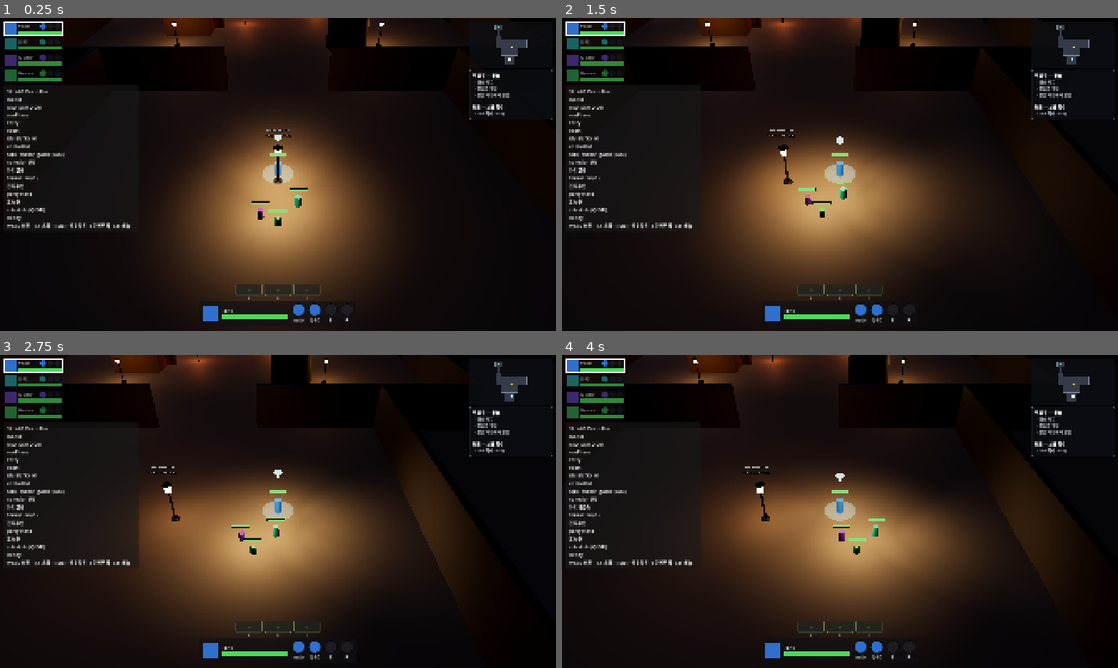
Above: before the commit, frames 1-4 (two rows, left to right).
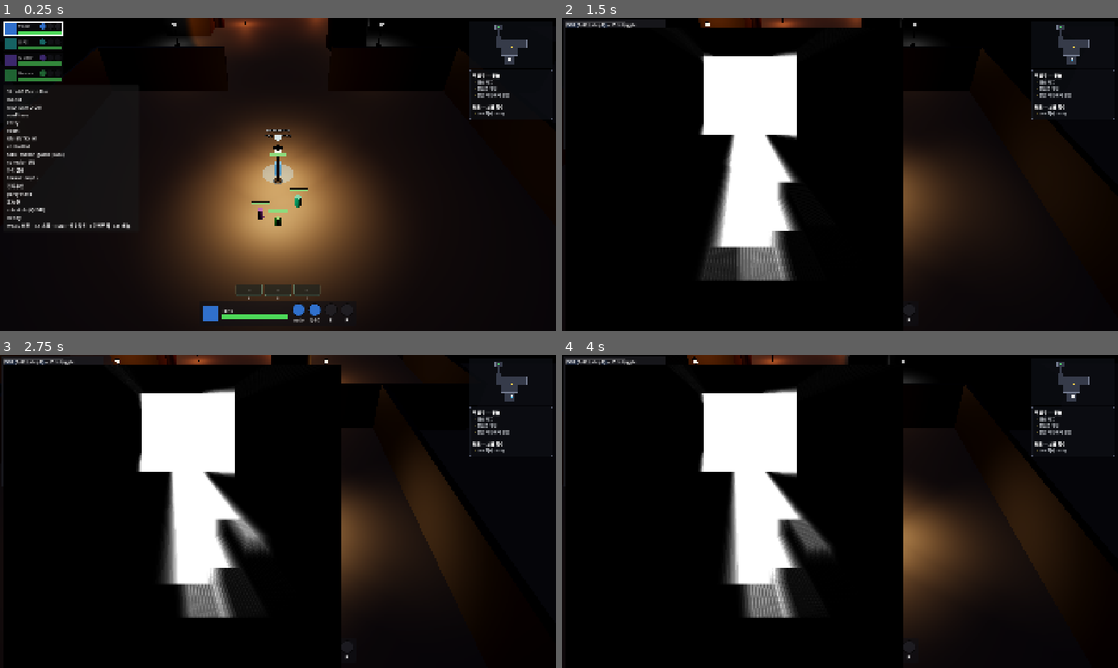
Above: after the commit, the same moments.

Repository: haepari1019/project_tdc_game
Game: Godot game, scene res://scenes/run/dungeon_run.tscn
Same seed, same stepped clock (60 frames per second), same inputs: the game is played once before the commit and once after it. This scene is started directly instead of the project's main scene.
Inputs (mouse positions are in pixels of both pictures, inside the frame that each line leads up to):
- Up to frame 1 (0.25 s): no input
- Up to frame 2 (1.5 s): tap Enter at 0.5 s; move the mouse to (962, 158) at 0.52 s; hold D (move_right) 0.53-1.25 s; hold F (interact) 0.53-1.25 s; click (962, 158) at 0.67 s; tap V at 0.8 s; drag from (728, 190) to (812, 237) at 1.27 s
- Up to frame 3 (2.75 s): tap Space at 2 s; move the mouse to (333, 442) at 2.02 s; hold D (move_right) from 2.03 s (still down); hold F (interact) from 2.03 s (still down); tap B at 2.1 s; click (333, 442) at 2.17 s
- Up to frame 4 (4 s): release D (move_right) at 2.75 s; release F (interact) at 2.75 s; drag from (812, 574) to (673, 464) at 2.77 s; tap Enter at 3.5 s; move the mouse to (1006, 558) at 3.52 s; hold A (move_left) from 3.53 s (still down); hold U (toggle_cohesion) from 3.53 s (still down); click (1006, 558) at 3.67 s; tap B at 3.8 s

The runs differ from the first frame. In frame 1, 2.1% of the frame differs, in the area x 19-80%, y 0-10%; in frame 2, 33%; in frame 3, 38%, in the area x 0-62%, y 0-98%; in frame 4, 35%.

Commit message:
feat: F-011 LOS 시야 fog — 차폐 영역 흑백 저채도 (+ 렌더러 Forward+ 전환)
2D 파티 LOS 텍스처를 3D 셰이더에서 월드 XZ로 샘플 → 파티가 못 보는 영역을 흑백 저채도로
처리(조명 무관, depth 복원 없음). SubViewport에 파티원당 PointLight2D + 벽/장애물
LightOccluder2D. occluder footprint는 map layer-1 콜라이더와 단일 소스라 enemy_visibility와
드리프트 없음. wall_xray가 투명화하는 벽은 fog 제외(next_pass off).

- 신규: vision_fog.gd / vision_fog.gdshader
- map_demo_layout: get_occluder_footprints() (벽+장애물, 바닥 제외)
- dungeon_run: 와이어링 + V(2D fog 디버그)/B(fog A/B) 토글
- 렌더러 gl_compatibility→forward_plus: GL에선 2D그림자/뷰포트/screen텍스처가 CPU바운드라
  4070Ti도 랙 → Vulkan으로 해소, 퀄리티 우선(12px/m·union 4라이트·매프레임·PCF13).
  에디터 재시작 필요.

Co-Authored-By: Claude Opus 4.8 <noreply@anthropic.com>

Diff:
--- /dev/null
+++ b/assets/shaders/vision_fog.gdshader
@@ -0,0 +1,57 @@
+shader_type spatial;
+// F-011 vision fog — attached as a next_pass on world geometry (floors/walls/obstacles).
+// Occluded fragments are DESATURATED toward grayscale (low-saturation, lightly dimmed) rather
+// than painted dark — it reads the already-lit colour from the screen texture and greys it.
+// The visibility mask (fog_tex) is the 2D party-LOS texture, sampled by WORLD XZ from
+// MODEL_MATRIX (NO depth reconstruction). The mask is BLURRED in-shader (3x3) so the line-of-
+// sight edge is smooth regardless of the fog texture's resolution — kills the stairstepping.
+// Fully-visible fragments discard. ref: F-011.
+render_mode unshaded, cull_back, depth_draw_never, blend_mix;
+
+uniform sampler2D screen_tex : hint_screen_texture, filter_linear;
+uniform sampler2D fog_tex : filter_linear;
+uniform vec2 bounds_min;                 // world (x,z) of the fog field's min corner
+uniform vec2 bounds_size;                // world (x,z) span
+uniform float vis_lo = 0.25;             // below = fully occluded
+uniform float vis_hi = 0.70;             // above = fully visible (wide band = soft edge)
+uniform float edge_blur : hint_range(0.0, 4.0) = 1.5;   // mask blur radius in texels (anti-stairstep)
+uniform float desaturate : hint_range(0.0, 1.0) = 1.0;  // 1 = full grayscale in occluded areas
+uniform float dim : hint_range(0.0, 1.0) = 0.65;        // occluded brightness (1 = no darkening)
+
+varying vec3 v_world;
+
+void vertex() {
+	v_world = (MODEL_MATRIX * vec4(VERTEX, 1.0)).xyz;
+}
+
+// 3x3 gaussian-ish blur of the visibility mask → smooth edge independent of fog resolution.
+float sample_vis(vec2 uv) {
+	vec2 ts = edge_blur / vec2(textureSize(fog_tex, 0));
+	float s = texture(fog_tex, uv).r * 4.0;
+	s += texture(fog_tex, uv + vec2( ts.x, 0.0)).r * 2.0;
+	s += texture(fog_tex, uv + vec2(-ts.x, 0.0)).r * 2.0;
+	s += texture(fog_tex, uv + vec2(0.0,  ts.y)).r * 2.0;
+	s += texture(fog_tex, uv + vec2(0.0, -ts.y)).r * 2.0;
+	s += texture(fog_tex, uv + ts).r;
+	s += texture(fog_tex, uv - ts).r;
+	s += texture(fog_tex, uv + vec2(ts.x, -ts.y)).r;
+	s += texture(fog_tex, uv + vec2(-ts.x, ts.y)).r;
+	return s / 16.0;
+}
+
+void fragment() {
+	vec2 uv = (v_world.xz - bounds_min) / bounds_size;
+	if (uv.x < 0.0 || uv.x > 1.0 || uv.y < 0.0 || uv.y > 1.0) {
+		discard;  // outside the fog field = visible (no border darkening)
+	}
+	float vis = sample_vis(uv);
+	float occ = 1.0 - smoothstep(vis_lo, vis_hi, vis);  // 0 visible .. 1 occluded (soft)
+	if (occ < 0.02) {
+		discard;  // fully visible → base material shows through, no fill / screen-read cost
+	}
+	vec3 base = texture(screen_tex, SCREEN_UV).rgb;     // the lit colour already drawn here
+	float g = dot(base, vec3(0.299, 0.587, 0.114));     // luminance
+	vec3 fogged = mix(base, vec3(g), desaturate) * dim; // desaturate + slight dim
+	ALBEDO = fogged;
+	ALPHA = occ;                                         // soft blend base -> grayscale over the edge
+}
--- a/project.godot
+++ b/project.godot
@@ -14,7 +14,7 @@
 config/description="Top-down extraction raid ARPG — Godot implementation"
 config/version="0.1.0-slice01"
 run/main_scene="res://scenes/main.tscn"
-config/features=PackedStringArray("4.5", "GL Compatibility")
+config/features=PackedStringArray("4.5", "Forward Plus")
 config/icon="res://icon.svg"
 
 [autoload]
@@ -131,6 +131,6 @@
 
 [rendering]
 
-renderer/rendering_method="gl_compatibility"
+renderer/rendering_method="forward_plus"
 limits/opengl/max_renderable_lights=256
 limits/opengl/max_lights_per_object=32
--- /dev/null
+++ b/scripts/run/controllers/vision_fog.gd
@@ -0,0 +1,290 @@
+extends Node
+## F-011 Vision fog — STEP 1: 2D top-down party line-of-sight texture.
+##
+## A SubViewport renders a 2D fog-of-war: a black canvas (= unseen) over a white "ground",
+## lit by one shadow-casting PointLight2D per alive party member, with a LightOccluder2D
+## footprint for every wall/obstacle. The lit region IS the party's union LOS polygon —
+## occlusion-shaped (flat-white core + soft far edge so it reads as *occlusion*, not a
+## distance gradient). White = visible, black = occluded.
+##
+## Occluder footprints come from map.get_occluder_footprints() — the SAME geometry as the
+## layer-1 colliders enemy_visibility raycasts, so the fog and enemy occlusion never drift.
+##
+## STEP 2 (later) samples this texture in 3D: world XZ -> fog UV in each object's own shader
+## (which already has its world position — so NO depth-texture reconstruction, the part that
+## failed twice), greying + darkening unseen geometry independent of 3D lighting ("other
+## lights can't reveal what we can't see"). This file's Step-1 job is just to PRODUCE a
+## correct, on-screen-verifiable fog texture before any 3D wiring. ref: F-011.
+
+const PX_PER_M := 12.0         # fog texture resolution (px per world metre) — high (crisp mask) on Forward+
+const SIGHT_RADIUS_M := 64.0   # party sight reach — large so visibility is occlusion-, not distance-, driven
+const PADDING_M := 8.0         # border around the level bounds
+const MAX_LIGHTS := 4          # party-size cap (one vision light each — full union LOS)
+const LIGHT_TEX_PX := 256      # generated radial light-texture size
+const OCCLUDER_INSET_M := 0.15 # shrink occluder footprints so a wall's own faces sample as LIT
+                               # (the party-facing side stays bright; only the back goes dark)
+
+var _party: Node = null
+var _map: Node = null
+
+var _viewport: SubViewport
+var _root2d: Node2D
+var _member_lights: Array[PointLight2D] = []
+var _bounds_min := Vector2.ZERO   # world (x,z) min corner of the fog field
+var _bounds_size := Vector2.ONE   # world (x,z) span
+
+# 3D application (Step 2): a shared next_pass material on world geometry.
+var _fog_mat: ShaderMaterial
+var _fogged_meshes: Array[MeshInstance3D] = []
+var _world_fog_on := true
+
+# Step-1 debug overlay (toggle): shows the fog texture on screen for verification.
+var _dbg_layer: CanvasLayer
+var _dbg_rect: TextureRect
+
+
+func setup(party: Node, map: Node) -> void:
+	_party = party
+	_map = map
+	_compute_bounds()
+	_build_viewport()
+	_build_occluders()
+	_build_lights()
+	_build_fog_material()
+	_apply_fog_to_world()
+	_build_debug_overlay()
+	print("[FOG] setup: bounds_min=%s size=%s viewport=%s occluders=%d lights=%d fogged_meshes=%d" % [
+		_bounds_min, _bounds_size, _viewport.size, _map.get_occluder_footprints().size(),
+		_member_lights.size(), _fogged_meshes.size()])
+
+
+## world (x,z) -> fog-texture pixel space (no Camera2D, so canvas px == texture px).
+func _to_fog(world_xz: Vector2) -> Vector2:
+	return (world_xz - _bounds_min) * PX_PER_M
+
+
+func _compute_bounds() -> void:
+	var mn := Vector2(INF, INF)
+	var mx := Vector2(-INF, -INF)
+	for r in _map.get_room_rects():
+		var c: Vector3 = r["center"]
+		var s: Vector3 = r["size"]
+		mn.x = minf(mn.x, c.x - s.x * 0.5)
+		mn.y = minf(mn.y, c.z - s.z * 0.5)
+		mx.x = maxf(mx.x, c.x + s.x * 0.5)
+		mx.y = maxf(mx.y, c.z + s.z * 0.5)
+	mn -= Vector2(PADDING_M, PADDING_M)
+	mx += Vector2(PADDING_M, PADDING_M)
+	_bounds_min = mn
+	_bounds_size = mx - mn
+
+
+func _build_viewport() -> void:
+	_viewport = SubViewport.new()
+	_viewport.size = Vector2i(
+		int(ceil(_bounds_size.x * PX_PER_M)),
+		int(ceil(_bounds_size.y * PX_PER_M)))
+	_viewport.render_target_update_mode = SubViewport.UPDATE_ALWAYS  # every frame (Forward+: cheap)
+	_viewport.transparent_bg = false
+	_viewport.disable_3d = true
+	_viewport.canvas_item_default_texture_filter = Viewport.DEFAULT_CANVAS_ITEM_TEXTURE_FILTER_LINEAR
+	add_child(_viewport)
+
+	_root2d = Node2D.new()
+	_viewport.add_child(_root2d)
+
+	# Black canvas ambient = "unseen".
+	var cmod := CanvasModulate.new()
+	cmod.color = Color(0, 0, 0)
+	_root2d.add_child(cmod)
+
+	# White ground the vision lights reveal (1px white sprite stretched to the viewport).
+	var img := Image.create(1, 1, false, Image.FORMAT_RGB8)
+	img.fill(Color.WHITE)
+	var ground := Sprite2D.new()
+	ground.texture = ImageTexture.create_from_image(img)
+	ground.centered = false
+	ground.scale = Vector2(_viewport.size)
+	_root2d.add_child(ground)
+
+
+func _build_occluders() -> void:
+	for occ in _map.get_occluder_footprints():
+		var lo := LightOccluder2D.new()
+		var poly := OccluderPolygon2D.new()
+		poly.closed = true
+		var c: Vector2 = occ["center"]
+		if occ.has("radius"):
+			# Inset so the cylinder's own surface samples as lit (only its far side shadows).
+			var rad: float = maxf(0.1, float(occ["radius"]) - OCCLUDER_INSET_M)
+			var pts := PackedVector2Array()
+			for i in 10:
+				var a := float(i) * TAU / 10.0
+				pts.append(_to_fog(c + Vector2(cos(a), sin(a)) * rad))
+			poly.polygon = pts
+		else:
+			# Inset both half-extents so the wall's party-facing face stays out of its own shadow.
+			var h0: Vector2 = occ["half"]
+			var h := Vector2(maxf(0.05, h0.x - OCCLUDER_INSET_M), maxf(0.05, h0.y - OCCLUDER_INSET_M))
+			poly.polygon = PackedVector2Array([
+				_to_fog(c + Vector2(-h.x, -h.y)),
+				_to_fog(c + Vector2(h.x, -h.y)),
+				_to_fog(c + Vector2(h.x, h.y)),
+				_to_fog(c + Vector2(-h.x, h.y)),
+			])
+		lo.occluder = poly
+		_root2d.add_child(lo)
+
+
+func _build_lights() -> void:
+	var tex := _make_light_texture()
+	var tex_scale: float = SIGHT_RADIUS_M * PX_PER_M / float(LIGHT_TEX_PX / 2)
+	for _i in MAX_LIGHTS:
+		var pl := PointLight2D.new()
+		pl.texture = tex
+		pl.texture_scale = tex_scale
+		pl.energy = 1.0
+		pl.blend_mode = Light2D.BLEND_MODE_ADD
+		pl.shadow_enabled = true
+		pl.shadow_filter = Light2D.SHADOW_FILTER_PCF13  # high-quality soft shadow edge
+		pl.shadow_filter_smooth = 4.0
+		pl.visible = false
+		_root2d.add_child(pl)
+		_member_lights.append(pl)
+
+
+## Radial white texture: flat core to 0.9, soft to the edge. The flat core makes visibility
+## occlusion-driven (everything in LOS within reach is fully seen), not a distance falloff.
+func _make_light_texture() -> Texture2D:
+	var grad := Gradient.new()
+	grad.set_color(0, Color.WHITE)
+	grad.set_offset(1, 1.0)
+	grad.set_color(1, Color(1, 1, 1, 0))
+	grad.add_point(0.9, Color.WHITE)
+	var gtex := GradientTexture2D.new()
+	gtex.gradient = grad
+	gtex.width = LIGHT_TEX_PX
+	gtex.height = LIGHT_TEX_PX
+	gtex.fill = GradientTexture2D.FILL_RADIAL
+	gtex.fill_from = Vector2(0.5, 0.5)
+	gtex.fill_to = Vector2(1.0, 0.5)
+	return gtex
+
+
+## Shared fog material — samples the live SubViewport texture by world XZ. One instance,
+## referenced as next_pass by every world mesh, so all uniforms update in one place.
+func _build_fog_material() -> void:
+	_fog_mat = ShaderMaterial.new()
+	_fog_mat.shader = load("res://assets/shaders/vision_fog.gdshader")
+	_fog_mat.set_shader_parameter("fog_tex", _viewport.get_texture())
+	_fog_mat.set_shader_parameter("bounds_min", _bounds_min)
+	_fog_mat.set_shader_parameter("bounds_size", _bounds_size)
+
+
+## Attach the fog as a next_pass on every world-geometry mesh (floors/walls/obstacles under
+## $Rooms). Non-invasive — keeps each StandardMaterial3D; the extra pass greys what's occluded.
+## Party/enemies/markers live elsewhere and are untouched (enemies have their own fade).
+func _apply_fog_to_world() -> void:
+	var rooms := _map.get_node_or_null("Rooms")
+	if rooms == null:
+		push_warning("[FOG] no $Rooms under map — world fog not applied")
+		return
+	_collect_and_fog(rooms)
+
+
+func _collect_and_fog(n: Node) -> void:
+	for c in n.get_children():
+		if c is MeshInstance3D:
+			var mi := c as MeshInstance3D
+			if mi.material_override is StandardMaterial3D:
+				(mi.material_override as StandardMaterial3D).next_pass = _fog_mat
+				_fogged_meshes.append(mi)
+		_collect_and_fog(c)
+
+
+## A/B toggle (B key) — flip the 3D fog on/off to compare against the raw scene.
+func toggle_world_fog() -> void:
+	_world_fog_on = not _world_fog_on
+	for mi in _fogged_meshes:
+		if is_instance_valid(mi) and mi.material_override is StandardMaterial3D:
+			(mi.material_override as StandardMaterial3D).next_pass = _fog_mat if _world_fog_on else null
+	print("[FOG] world fog on=%s" % _world_fog_on)
+
+
+func _process(_delta: float) -> void:
+	if _party == null:
+		return
+	# Full party union LOS: one vision light per alive member (quality-first; the viewport is
+	# UPDATE_ALWAYS). A spot only one member can see around a corner is correctly revealed.
+	var li := 0
+	for m in _party.get_members():
+		if li >= _member_lights.size():
+			break
+		if is_instance_valid(m) and m.is_alive():
+			var mp: Vector3 = (m as Node3D).global_position
+			_member_lights[li].position = _to_fog(Vector2(mp.x, mp.z))
+			_member_lights[li].visible = true
+			li += 1
+	for j in range(li, _member_lights.size()):
+		_member_lights[j].visible = false
+
+
+# --- Accessors for Step 2 (3D sampling): texture + world->UV projection ----------
+
+func get_fog_texture() -> Texture2D:
+	return _viewport.get_texture() if _viewport != null else null
+
+## The shared fog next_pass material — wall_xray uses it to restore the fog on walls it stops fading.
+func get_fog_material() -> ShaderMaterial:
+	return _fog_mat
+
+func get_bounds_min() -> Vector2:
+	return _bounds_min
+
+func get_bounds_size() -> Vector2:
+	return _bounds_size
+
+
+# --- Step-1 verification: show the fog texture on screen (V toggles) -------------
+
+func _build_debug_overlay() -> void:
+	var aspect: float = _bounds_size.y / maxf(0.001, _bounds_size.x)
+	var w := 340.0
+	var h := 340.0 * aspect
+	_dbg_layer = CanvasLayer.new()
+	_dbg_layer.layer = 100
+	add_child(_dbg_layer)
+
+	# Solid frame behind the texture — visible even if the fog texture is blank/black,
+	# so we can tell "panel renders" apart from "texture empty". (Controls placed with
+	# explicit position+size, NOT in a Container, so nothing collapses to 0×0.)
+	var bg := ColorRect.new()
+	bg.color = Color(0.1, 0.1, 0.12, 0.85)
+	bg.position = Vector2(8, 8)
+	bg.size = Vector2(w + 8, h + 40)
+	bg.mouse_filter = Control.MOUSE_FILTER_IGNORE
+	_dbg_layer.add_child(bg)
+
+	var label := Label.new()
+	label.text = "FOG (F-011 step1) — V to toggle"
+	label.position = Vector2(14, 12)
+	label.mouse_filter = Control.MOUSE_FILTER_IGNORE
+	_dbg_layer.add_child(label)
+
+	_dbg_rect = TextureRect.new()
+	_dbg_rect.texture = _viewport.get_texture()
+	_dbg_rect.position = Vector2(12, 36)
+	_dbg_rect.size = Vector2(w, h)
+	_dbg_rect.custom_minimum_size = Vector2(w, h)
+	_dbg_rect.expand_mode = TextureRect.EXPAND_IGNORE_SIZE
+	_dbg_rect.stretch_mode = TextureRect.STRETCH_KEEP_ASPECT
+	_dbg_rect.mouse_filter = Control.MOUSE_FILTER_IGNORE
+	_dbg_layer.add_child(_dbg_rect)
+
+	_dbg_layer.visible = false  # hidden by default; V toggles (3D world fog is the main view now)
+
+
+func toggle_debug() -> void:
+	if _dbg_layer != null:
+		_dbg_layer.visible = not _dbg_layer.visible
+		print("[FOG] debug overlay visible=%s" % _dbg_layer.visible)
--- a/scripts/run/controllers/wall_xray.gd
+++ b/scripts/run/controllers/wall_xray.gd
@@ -12,10 +12,17 @@
 
 var _party: Node = null
 var _faded: Dictionary = {}      # MeshInstance3D -> StandardMaterial3D currently faded
+var _fog_mat: ShaderMaterial = null  # F-011 fog next_pass — stripped off walls while xray-faded
 
 
 func setup(party: Node) -> void:
 	_party = party
+
+
+## The F-011 fog next_pass shared material. While a wall is xray-faded (see-through) we remove
+## this from it so the wall isn't ALSO painted dark by the fog; restored when it stops occluding.
+func set_fog_material(mat: ShaderMaterial) -> void:
+	_fog_mat = mat
 
 
 func _process(_delta: float) -> void:
@@ -68,9 +75,13 @@
 	if on:
 		mat.transparency = BaseMaterial3D.TRANSPARENCY_ALPHA
 		mat.albedo_color.a = XRAY_ALPHA
+		if _fog_mat != null:
+			mat.next_pass = null          # see-through: don't let the fog paint this wall dark
 	else:
 		mat.transparency = BaseMaterial3D.TRANSPARENCY_DISABLED
 		mat.albedo_color.a = 1.0
+		if _fog_mat != null:
+			mat.next_pass = _fog_mat      # restore the fog pass once it's a normal wall again
 
 
 func _restore_all() -> void:
--- a/scripts/run/dungeon_run.gd
+++ b/scripts/run/dungeon_run.gd
@@ -8,6 +8,7 @@
 const Chest := preload("res://scripts/world/objects/chest.gd")
 const InteractionController := preload("res://scripts/run/controllers/interaction_controller.gd")
 const WallXray := preload("res://scripts/run/controllers/wall_xray.gd")
+const VisionFog := preload("res://scripts/run/controllers/vision_fog.gd")
 const Door := preload("res://scripts/world/objects/door.gd")
 const ItemDrop := preload("res://scripts/world/objects/item_drop.gd")
 const Trap := preload("res://scripts/world/hazards/trap.gd")
@@ -68,6 +69,7 @@
 # World interaction (E) — chest/door proximity prompts.
 var _interaction: InteractionController
 var _wall_xray: WallXray
+var _vision_fog: VisionFog  # F-011 party-LOS fog texture (step 1: debug-visible, V to toggle)
 var _interact_prompt: Label
 # Enemy inspect (LMB click) — top-center portrait/HP panel.
 var _enemy_info: EnemyInfo
@@ -96,6 +98,9 @@
 	var enemy_vis := EnemyVisibility.new()
 	add_child(enemy_vis)
 	enemy_vis.setup(_party)
+	_vision_fog = VisionFog.new()  # F-011 step1: 2D party-LOS fog texture (V toggles the debug view)
+	add_child(_vision_fog)
+	_vision_fog.setup(_party, _map)
 	_run.start_run("RM-ENTRY-01")
 	var spawn: Vector3 = _map.get_spawn_position("RM-ENTRY-01")
 	_party.spawn_at(spawn)
@@ -210,6 +215,9 @@
 	_wall_xray = WallXray.new()  # fade walls between camera and the controlled char (see-through)
 	add_child(_wall_xray)
 	_wall_xray.setup(_party)
+	# Walls the xray fades must NOT also be fogged (else see-through looks off) — let xray
+	# strip the fog next_pass off its faded walls and restore it on release. ref: F-011.
+	_wall_xray.set_fog_material(_vision_fog.get_fog_material())
 	# Quest tracker (top-right, below the reserved minimap space).
 	var quest := QuestTracker.new()
 	$HUD.add_child(quest)
@@ -295,6 +303,12 @@
 		if kc == KEY_BRACKETRIGHT:
 			_camera_rig.adjust_pitch(3.0)    # tilt toward top-down
 			return
+		if kc == KEY_V:
+			_vision_fog.toggle_debug()       # F-011: show/hide the 2D fog texture (debug)
+			return
+		if kc == KEY_B:
+			_vision_fog.toggle_world_fog()   # F-011: A/B toggle the 3D world fog
+			return
 	# RMB: drag = camera orbit; a click (negligible drag) = interact the nearest object.
 	# (E is reserved for a future sub-skill, so world interaction uses the right mouse.)
 	if event is InputEventMouseButton:
--- a/scripts/world/map_demo_layout.gd
+++ b/scripts/world/map_demo_layout.gd
@@ -108,6 +108,11 @@
 @onready var _markers_root: Node3D = $Markers
 
 var _room_areas: Dictionary = {}
+## LOS occluder footprints (walls + cover obstacles; floors excluded) in world XZ —
+## recorded as the layer-1 colliders are built, so they're the SAME geometry that
+## enemy_visibility raycasts and the F-011 fog never drifts from it. Each entry:
+## {center:Vector2, half:Vector2} (box) or {center:Vector2, radius:float} (cylinder).
+var _occluders: Array = []
 ## Per-room openings: room_ref -> Array of {side, pos_along, width}
 var _room_openings: Dictionary = {}
 var _nav_region: NavigationRegion3D
@@ -173,6 +178,14 @@
 	return _extraction_point
 
 
+## LOS occluder footprints (walls + cover obstacles; floors excluded) in world XZ —
+## the SAME geometry as the layer-1 colliders enemy_visibility raycasts, so the F-011
+## fog and enemy occlusion never disagree. {center:Vector2, half:Vector2} (box) or
+## {center:Vector2, radius:float} (cylinder). ref: F-011 consistency guardrail.
+func get_occluder_footprints() -> Array:
+	return _occluders
+
+
 ## Each room's footprint for the minimap: [{center: Vector3, size: Vector3}] (XZ used).
 ## Reads the decoupled _room_points interface, so a Blender map reuses it unchanged.
 func get_room_rects() -> Array:
@@ -478,6 +491,8 @@
 	body.add_child(mesh)
 
 	parent.add_child(body)
+	# Record the footprint for the F-011 fog (same source as this layer-1 collider).
+	_occluders.append({"center": Vector2(pos.x, pos.z), "half": Vector2(size.x * 0.5, size.z * 0.5)})
 
 
 func _build_obstacles(parent: Node3D, room_ref: String, center: Vector3) -> void:
@@ -502,6 +517,7 @@
 			cshape.radius = r
 			cshape.height = height
 			shape = cshape
+			_occluders.append({"center": Vector2(ground.x, ground.z), "radius": r})
 		else:
 			var size: Vector3 = t["size"]
 			height = size.y
@@ -511,6 +527,7 @@
 			var bshape := BoxShape3D.new()
 			bshape.size = size
 			shape = bshape
+			_occluders.append({"center": Vector2(ground.x, ground.z), "half": Vector2(size.x * 0.5, size.z * 0.5)})
 		_add_obstacle_body(parent, ground + Vector3(0, height * 0.5, 0), mesh, shape, t["color"])
 
 
Not shown, added: assets/shaders/vision_fog.gdshader.uid
Not shown, added: scripts/run/controllers/vision_fog.gd.uid
